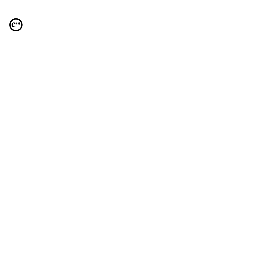
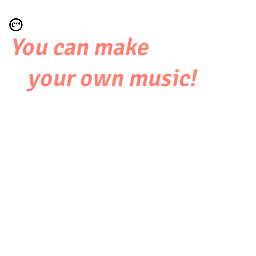
The second (256, 256) image is a revision of the first. Changes to its layers:
added layer "your own music!" above "You can make" over (26, 69, 198, 92)
added layer "You can make" above "CoRA" over (13, 37, 149, 56)
